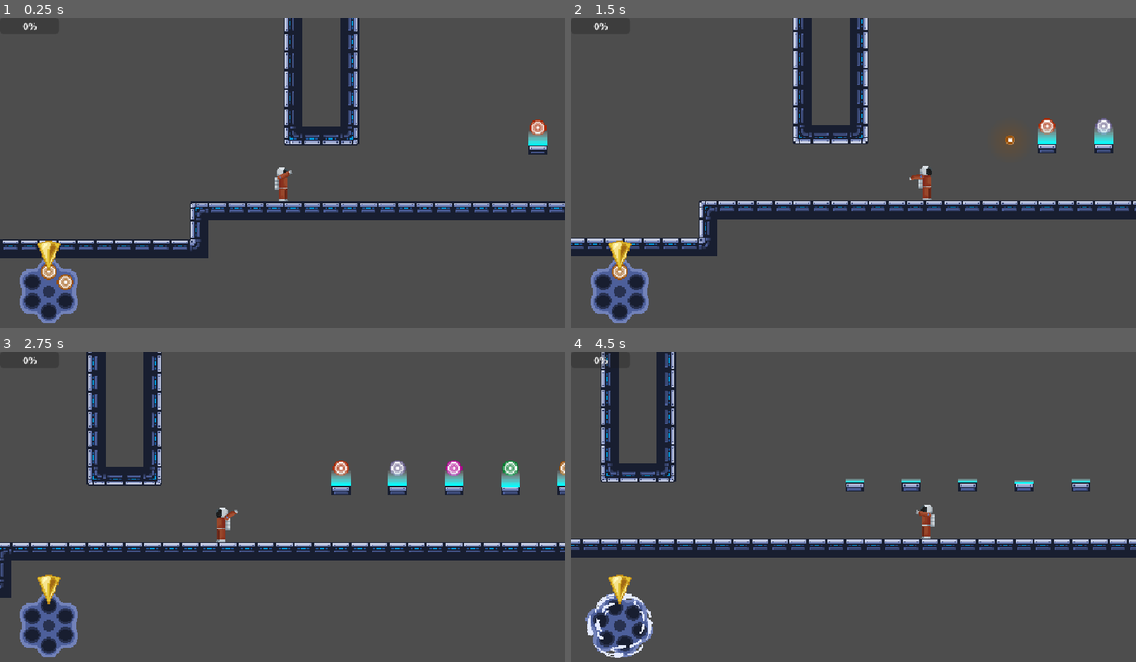
Above: before the commit, frames 1-4 (two rows, left to right).
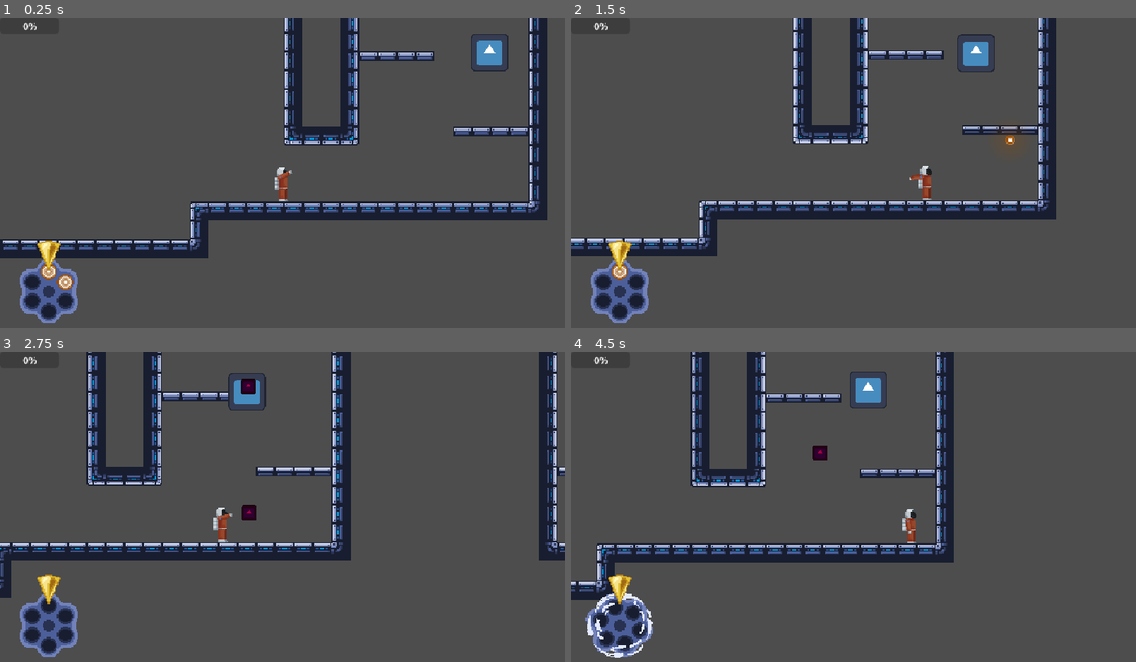
Above: after the commit, the same moments.

Repository: ygda-org/revolver
Game: Godot game, scene res://main/main.tscn
Two runs of this game, one before a commit and one after it. Both use one fixed random seed, a clock stepped at 60 frames per second and the inputs below. The engine's default icon, where the game draws it, is replaced by a stand-in: a white triangle on a blue panel in a dark square.
Inputs (mouse positions are in pixels of both pictures, inside the frame that each line leads up to):
- Up to frame 1 (0.25 s): no input
- Up to frame 2 (1.5 s): tap Enter (ui_accept) at 0.5 s; move the mouse to (977, 160) at 0.52 s; hold D (right) from 0.53 s (still down); click (977, 160) at 0.6 s; tap Space (jump) at 0.77 s; move the mouse to (740, 191) at 1.27 s; tap S (drop) at 1.35 s
- Up to frame 3 (2.75 s): tap Space (jump) at 1.52 s; click (169, 525) at 1.55 s; move the mouse to (339, 441) at 2.02 s; release D (right) at 2.03 s; hold A (left) from 2.03 s (still down); click (339, 441) at 2.1 s
- Up to frame 4 (4.5 s): move the mouse to (825, 575) at 2.77 s; release A (left) at 2.78 s; hold D (right) 2.78-4.28 s; click (825, 575) at 2.85 s; tap Space (jump) at 3.02, 3.77 s; move the mouse to (1023, 556) at 3.52 s; hold S (drop) 3.53-4.28 s; click (1023, 556) at 3.8 s; tap R (reload) at 4.15 s; move the mouse to (684, 463) at 4.27 s; hold A (left) from 4.28 s (still down); click (684, 463) at 4.35 s

The runs differ from the first frame. In frame 1, 3.5% of the frame differs, in the area x 57-100%, y 0-66%; in frame 2, 4.5%; in frame 3, 9.0%; in frame 4, 17%, in the area x 0-100%, y 0-80%.

Commit message:
PARRY IT

Diff:
--- a/enemies/dash_enemy/dash_enemy.tscn
+++ b/enemies/dash_enemy/dash_enemy.tscn
@@ -9,7 +9,7 @@
 
 [node name="DashEnemy" type="CharacterBody2D" unique_id=566794320]
 collision_layer = 3
-collision_mask = 7
+collision_mask = 39
 script = ExtResource("1_5gxxa")
 
 [node name="Sprite2D" type="Sprite2D" parent="." unique_id=504976120]
--- a/enemies/trishot/shot.gd
+++ b/enemies/trishot/shot.gd
@@ -5,10 +5,9 @@
 
 var direction: Vector2
 
-func _ready():
-	rotation = direction.angle()
 
 func _process(delta):
+	rotation = direction.angle()
 	position += direction * SPEED * delta
 
 func _on_body_entered(body):
--- a/enemies/volcano/arcing_pellet.gd
+++ b/enemies/volcano/arcing_pellet.gd
@@ -5,7 +5,8 @@
 var parried: bool = false
 
 func _process(delta):
-	velocity.y += GRAVITY * delta
+	if not parried:
+		velocity.y += GRAVITY * delta
 	position += velocity * delta
 
 
--- a/enemies/wall_enemy/wall_enemy.tscn
+++ b/enemies/wall_enemy/wall_enemy.tscn
@@ -9,7 +9,7 @@
 
 [node name="WallEnemy" type="CharacterBody2D" unique_id=967547360]
 collision_layer = 3
-collision_mask = 5
+collision_mask = 37
 script = ExtResource("1_5vqqi")
 
 [node name="Sprite2D" type="Sprite2D" parent="." unique_id=68681920]
--- a/levels/level.gd
+++ b/levels/level.gd
@@ -5,7 +5,7 @@
 var start_room : PackedScene = preload("res://levels/start_end_rooms/t_room_start.tscn")
 var end_room : PackedScene = preload("res://levels/start_end_rooms/t_room_end.tscn")
 
-var level_length : int = 2
+var level_length : int = 20
 
 const ROOMS_PATH : String = "res://levels/finalized_levels/"
 
--- a/player/bullet/bullet_resources/empty.tres
+++ b/player/bullet/bullet_resources/empty.tres
@@ -6,5 +6,6 @@
 script = ExtResource("1_jdyli")
 speed = 0.0
 effect = 7
+shake_trauma = 0.0
 outline_color = Color(0.7088167, 0.08880582, 0.33167523, 1)
 metadata/_custom_type_script = "uid://cmear8uu7c65f"
--- a/player/player.gd
+++ b/player/player.gd
@@ -11,7 +11,9 @@
 const MAX_FALL_SPEED: float = 250.0
 const GRAVITY: float = 700
 
-const PARRY_WINDOW = 0.15
+const PREPARRY_WINDOW = 0.18
+## actualy window is this minus preparry window
+const PARRY_WINDOW = 0.25
 const PARRY_DAMAGE = 20
 
 @export var accel_curve: Curve
@@ -71,11 +73,13 @@
 	# shooting
 	var mouse_offset: Vector2 = (get_global_mouse_position() - global_position)/6
 	mouse_offset.y /= 2
+
 	$Camera2D.target_offset = mouse_offset
 	$Camera2D.target_offset = $Camera2D.target_offset.limit_length(40)
-	arm.look_at(get_global_mouse_position())
-	arm.rotation -= PI/2
-	if Input.is_action_just_pressed("shoot") and $ShotCD.is_stopped() and $ReloadTimer.is_stopped():
+	if $ParryAnimDur.is_stopped():
+		arm.look_at(get_global_mouse_position())
+		arm.rotation -= PI/2
+	if Input.is_action_just_pressed("shoot") and $ShotCD.is_stopped() and $ReloadTimer.is_stopped() and $ParryAnimDur.is_stopped():
 		$ShotCD.start()
 		var resource: BulletResource = GameState.get_bullet()
 		$Camera2D.add_trauma(resource.shake_trauma)
@@ -104,8 +108,12 @@
 			$RecoilLock.start()
 		# PARRY IT - Maelle
 		if resource.effect == BulletResource.effects.PARRY:
-			parry_hitbox.monitoring = true
-			get_tree().create_timer(PARRY_WINDOW).timeout.connect(disable_parry)
+			get_tree().create_timer(PREPARRY_WINDOW).timeout.connect(toggle_parry.bind(true))
+			get_tree().create_timer(PARRY_WINDOW).timeout.connect(toggle_parry.bind(false))
+			var tween = get_tree().create_tween()
+			tween.tween_property(arm, "rotation", arm.rotation - PI/6, PREPARRY_WINDOW)
+			tween.tween_property(arm, "rotation", arm.rotation + PI/3, PARRY_WINDOW-PREPARRY_WINDOW)
+			$ParryAnimDur.start()
 	if not $HitStun.is_stopped():
 		print(hit_stun_velocity)
 		velocity = hit_stun_velocity
@@ -116,17 +124,18 @@
 		velocity = slam_velocity
 
 	# animations
-	if velocity.x > 0:
-		$Anim.flip_h = false
-		$CenterArmPivot.scale.x = 1
-	elif velocity.x < 0:
-		$Anim.flip_h = true
-		$CenterArmPivot.scale.x = -1
+	if $ParryAnimDur.is_stopped():
+		if velocity.x > 0:
+			$Anim.flip_h = false
+			$CenterArmPivot.scale.x = 1
+		elif velocity.x < 0:
+			$Anim.flip_h = true
+			$CenterArmPivot.scale.x = -1
 
 	move_and_slide()
 
-func disable_parry():
-	parry_hitbox.monitoring = false
+func toggle_parry(b: bool):
+	parry_hitbox.monitoring = b
 
 func hit(hitter: Node2D):
 	print('hit!')
@@ -157,11 +166,14 @@
 func _on_parry_hitbox_body_entered(body):
 	var enemy_component = body.find_child("EnemyComponent")
 	if not enemy_component:
-		return
+		$Camera2D.add_trauma(0.7)
+		return
+	$Camera2D.add_trauma(1.0)
 	enemy_component.hit(PARRY_DAMAGE)
 
 # hit enemy bullet
 func _on_parry_hitbox_area_entered(area):
+	$Camera2D.add_trauma(1.2)
 	if "velocity" in area:
 		area.parried = true
 		area.set_collision_mask_value(2, true)
--- a/player/player.tscn
+++ b/player/player.tscn
@@ -143,6 +143,10 @@
 position = Vector2(0, 16)
 shape = SubResource("RectangleShape2D_jyp3o")
 
+[node name="ParryAnimDur" type="Timer" parent="." unique_id=738322345]
+wait_time = 0.8
+one_shot = true
+
 [connection signal="area_entered" from="CenterArmPivot/Arm/ParryHitbox" to="." method="_on_parry_hitbox_area_entered"]
 [connection signal="body_entered" from="CenterArmPivot/Arm/ParryHitbox" to="." method="_on_parry_hitbox_body_entered"]
 [connection signal="timeout" from="ReloadTimer" to="." method="_on_reload_timer_timeout"]
